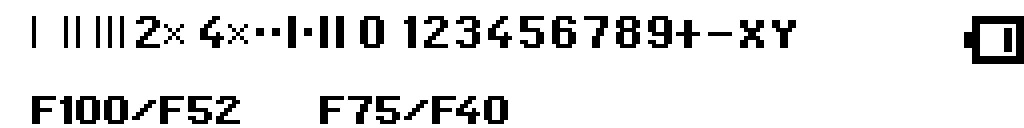
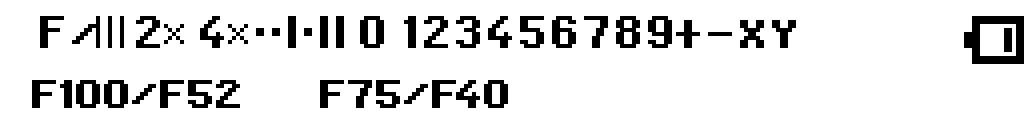
Revision of a layered (1024, 128) image; what changed, layer by layer:
painted on "Background" over [32,16,508,124]
